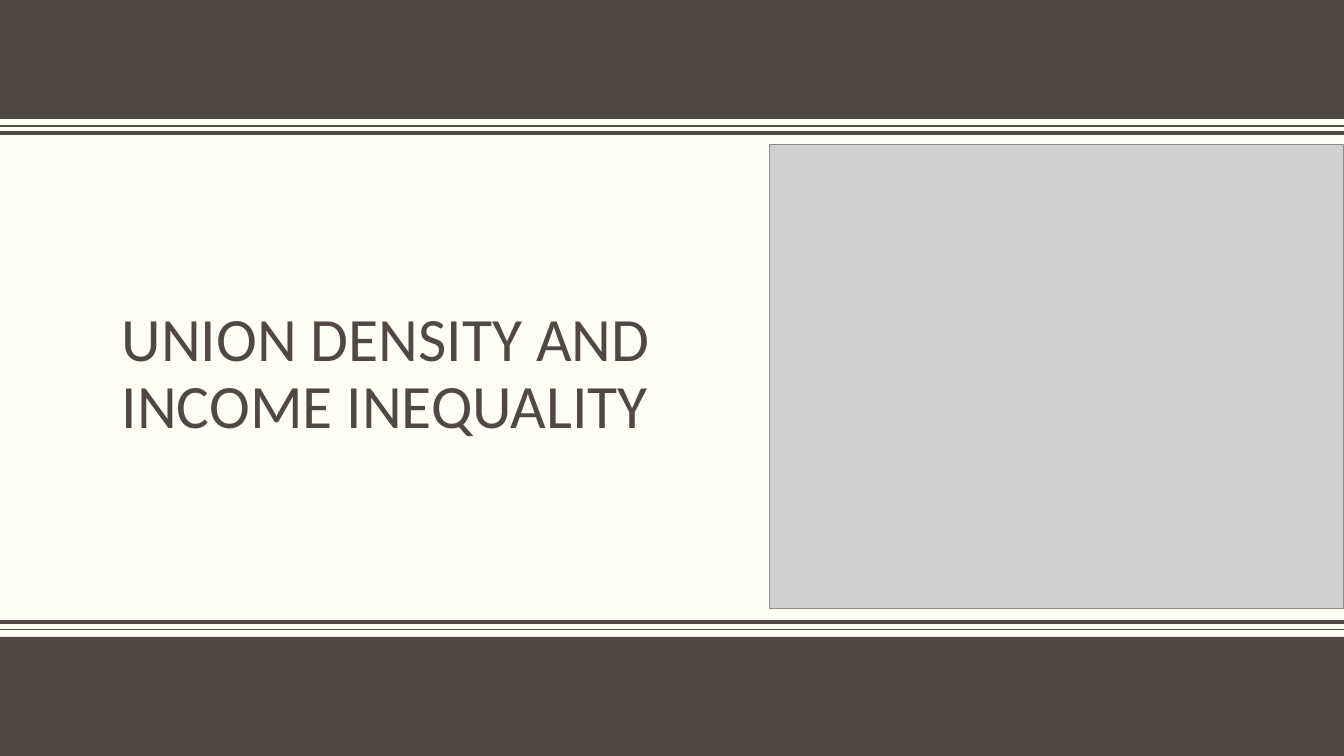
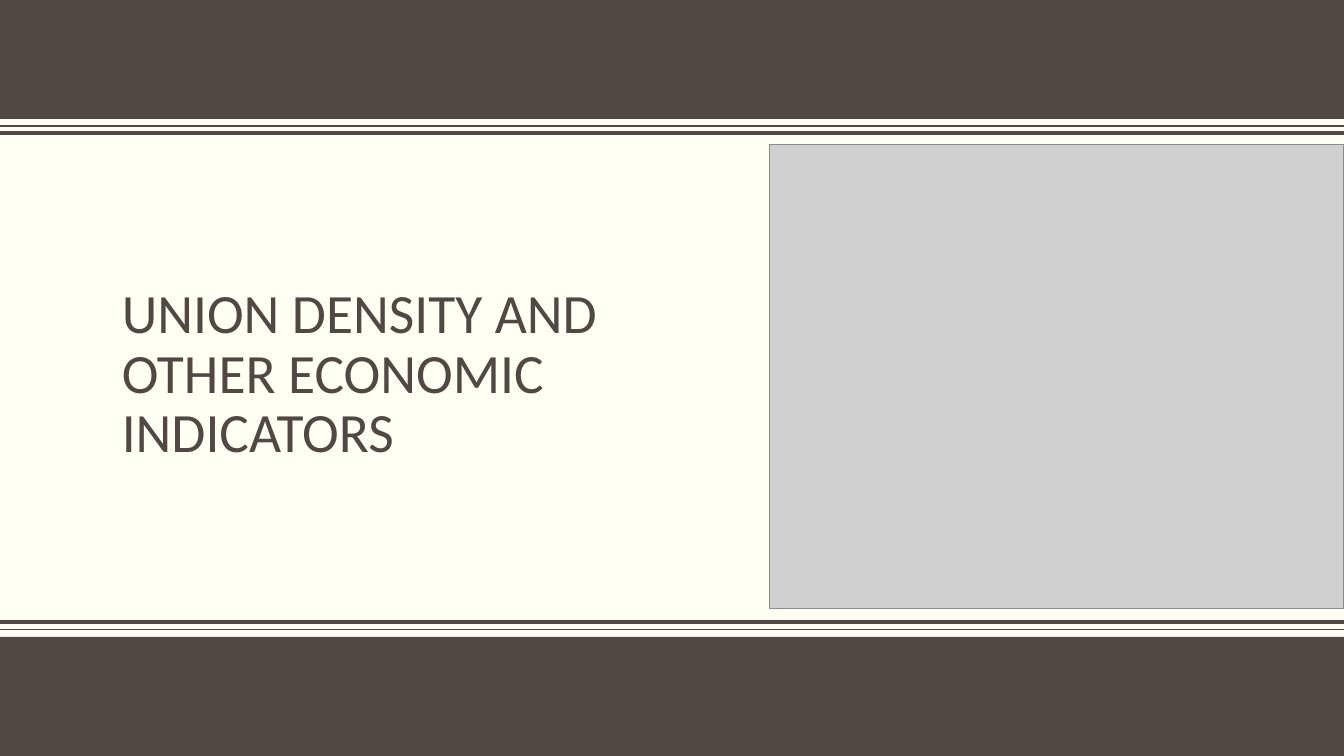
Before and after one commit to berrymatthewj/unionDensityProject, a slide deck: slide 1 of Union density and income inequality.pptx. Drawn at 1344x756 pixels with LibreOffice and Linux fonts; fonts in the diff are those of the drawing; grey boxes stand for pictures; background and template pictures are left out. Boxes give left, top, right and bottom in pixels: in the first picture for what was removed or moved away, otherwise in the second. Text is boxed around its words. In the diff, an @@ line names an element or a change of style, - is before the commit and + after.

```diff
--- a/Union density and income inequality.pptx
+++ b/Union density and income inequality.pptx
@@ title at bbox=[122, 297, 597, 453]: text changed; size 44 to 39.6 pt @@
-UNION DENSITY AND INCOME INEQUALITY
+UNION DENSITY AND OTHER ECONOMIC INDICATORS
```
Also in this commit, not shown: 2 other slides changed, 5 slides added, 2 slides removed, 3 other files.
